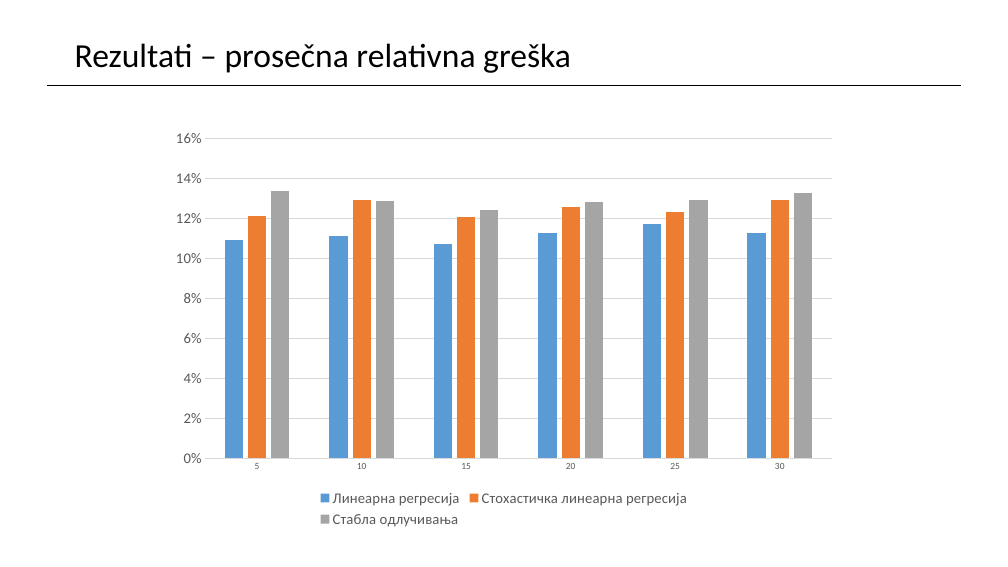
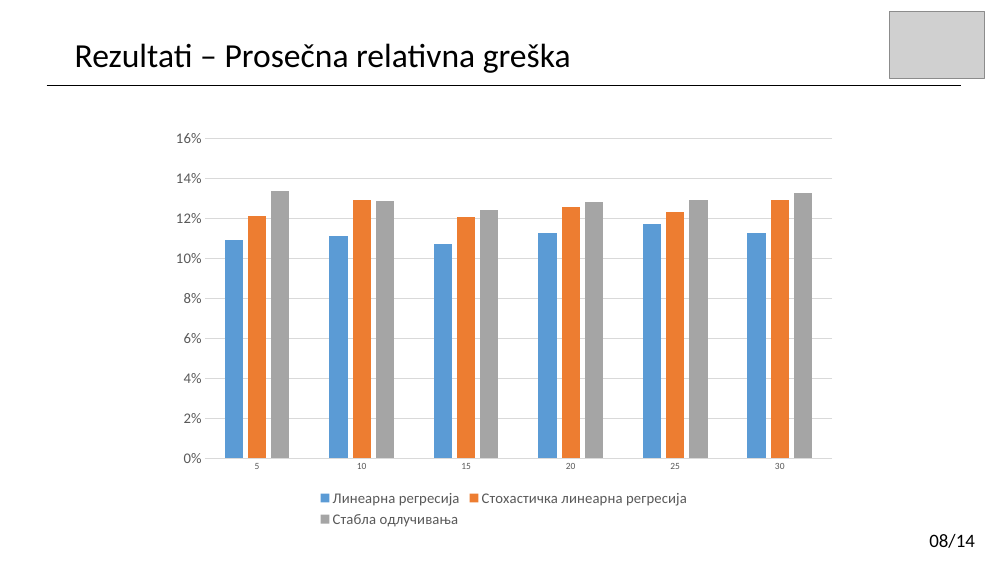
Before and after one commit to stuparm/data-imputation, a slide deck: slide 17 of prezentacija.pptx (slide 16 before the commit). Drawn at 1008x567 pixels with LibreOffice and Linux fonts; fonts in the diff are those of the drawing; grey boxes stand for pictures. Boxes give left, top, right and bottom in pixels: in the first picture for what was removed or moved away, otherwise in the second. Text is boxed around its words. In the diff, an @@ line names an element or a change of style, - is before the commit and + after.

```diff
--- a/prezentacija.pptx
+++ b/prezentacija.pptx
@@ picture added at (890, 11, 985, 78) @@
@@ text at (75, 43, 571, 73): text changed @@
-Rezultati – prosečna relativna greška
+Rezultati – Prosečna relativna greška
@@ text added at (929, 534, 975, 548), 18 pt, text #000000 @@
+08/14
```
Also in this commit, not shown: 15 other slides changed, 15 slides added, 2 slides removed, 10 other files.
